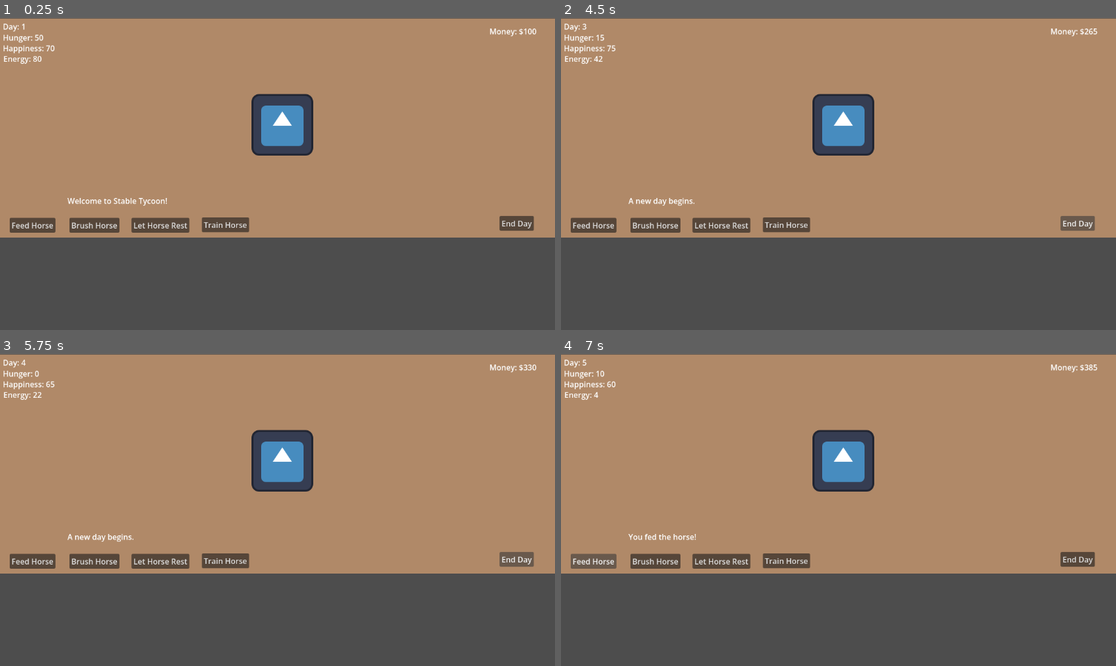
Above: before the commit, frames 1-4 (two rows, left to right).
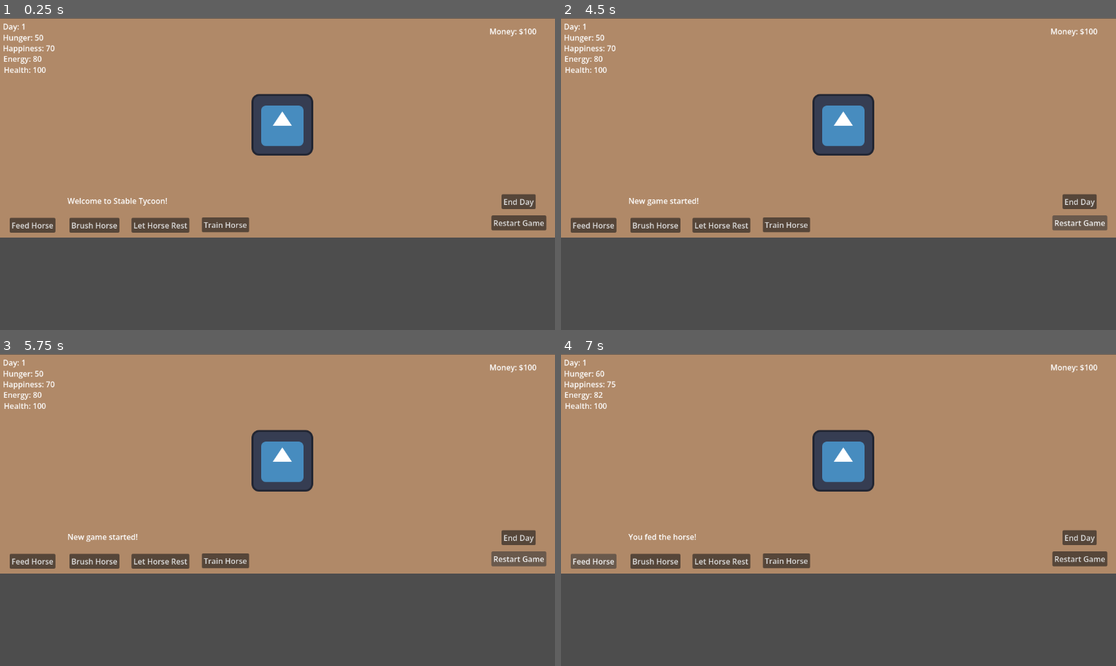
Above: after the commit, the same moments.

Repository: veronica-foltz/stable-tycoon
Game: Godot game, scene res://scenes/main.tscn
The game is run twice, just before and just after one commit, with the same random seed, the same clock (stepped at 60 frames per second) and the same inputs. The engine's default icon, where the game draws it, is replaced by a stand-in: a white triangle on a blue panel in a dark square.
Inputs (mouse positions are in pixels of both pictures, inside the frame that each line leads up to):
- Up to frame 1 (0.25 s): no input
- Up to frame 2 (4.5 s): click "Feed Horse" at 0.5 s; click "End Day" at 1.25 s; click "Brush Horse" at 2 s; click "Let Horse Rest" at 2.75 s; click "Train Horse" at 3.5 s; click (1077, 223) at 4.25 s, where only the run after the commit has a clickable "Restart Game"
- Up to frame 3 (5.75 s): click (516, 559) at 5 s, where only the run after the commit has a clickable "Restart Game"
- Up to frame 4 (7 s): click (1077, 559) at 5.75 s, where only the run after the commit has a clickable "Restart Game"; click "Feed Horse" at 6.5 s

The runs differ from the first frame. In frame 1, 0.7% of the frame differs, in the area x 0-99%, y 15-69%; in frame 2, 0.9%; in frame 3, 0.9%, in the area x 0-99%, y 1-69%; in frame 4, 0.7%.

Commit message:
Added restart button
Added restart button

Diff:
--- a/stable-tycoon/scenes/main.gd
+++ b/stable-tycoon/scenes/main.gd
@@ -9,6 +9,7 @@
 	update_energy_label()
 	update_day_label()
 	update_money_label()
+	update_health_label()
 
 func update_hunger_label():
 	hunger_label.text = "Hunger: " + str(hunger)
@@ -74,13 +75,32 @@
 
 	money += happiness
 
+	if hunger <= 20:
+		health -= 15
+
+	if energy <= 20:
+		health -= 10
+
+	if happiness <= 20:
+		health -= 10
+
+	if health < 0:
+		health = 0
+
+	if health <= 30:
+		update_status("Your horse is getting sick!")
+
 	update_status("A new day begins.")
+
+	if health <= 0:
+		update_status("Game over! Your horse became too sick.")
 
 	update_day_label()
 	update_hunger_label()
 	update_happiness_label()
 	update_energy_label()
 	update_money_label()
+	update_health_label()
 
 
 var money = 100
@@ -152,3 +172,27 @@
 
 func update_status(message):
 	status_label.text = message
+
+var health = 100
+@onready var health_label = $HealthLabel
+
+func update_health_label():
+	health_label.text = "Health: " + str(health)
+
+
+func _on_restart_button_pressed() -> void:
+
+	day = 1
+	money = 100
+	hunger = 50
+	happiness = 70
+	energy = 80
+	health = 100
+
+	update_day_label()
+	update_money_label()
+	update_hunger_label()
+	update_happiness_label()
+	update_energy_label()
+	update_health_label()
+	update_status("New game started!")
--- a/stable-tycoon/scenes/main.tscn
+++ b/stable-tycoon/scenes/main.tscn
@@ -70,10 +70,10 @@
 
 [node name="EndDayButton" type="Button" parent="." unique_id=381692743]
 layout_mode = 0
-offset_left = 1037.0
-offset_top = 411.0
-offset_right = 1108.0
-offset_bottom = 442.0
+offset_left = 1041.0
+offset_top = 366.0
+offset_right = 1112.0
+offset_bottom = 397.0
 text = "End Day"
 
 [node name="MoneyLabel" type="Label" parent="." unique_id=851404742]
@@ -116,8 +116,25 @@
 offset_bottom = 391.0
 text = "Welcome to Stable Tycoon! "
 
+[node name="HealthLabel" type="Label" parent="." unique_id=2082709946]
+layout_mode = 0
+offset_left = 8.0
+offset_top = 96.0
+offset_right = 96.0
+offset_bottom = 119.0
+text = "Health: 100"
+
+[node name="RestartButton" type="Button" parent="." unique_id=127704067]
+layout_mode = 0
+offset_left = 1020.0
+offset_top = 410.0
+offset_right = 1134.0
+offset_bottom = 441.0
+text = "Restart Game"
+
 [connection signal="pressed" from="FeedButton" to="." method="_on_feed_button_pressed"]
 [connection signal="pressed" from="EndDayButton" to="." method="_on_end_day_button_pressed"]
 [connection signal="pressed" from="BrushButton" to="." method="_on_brush_button_pressed"]
 [connection signal="pressed" from="RestButton" to="." method="_on_rest_button_pressed"]
 [connection signal="pressed" from="TrainButton" to="." method="_on_train_button_pressed"]
+[connection signal="pressed" from="RestartButton" to="." method="_on_restart_button_pressed"]
